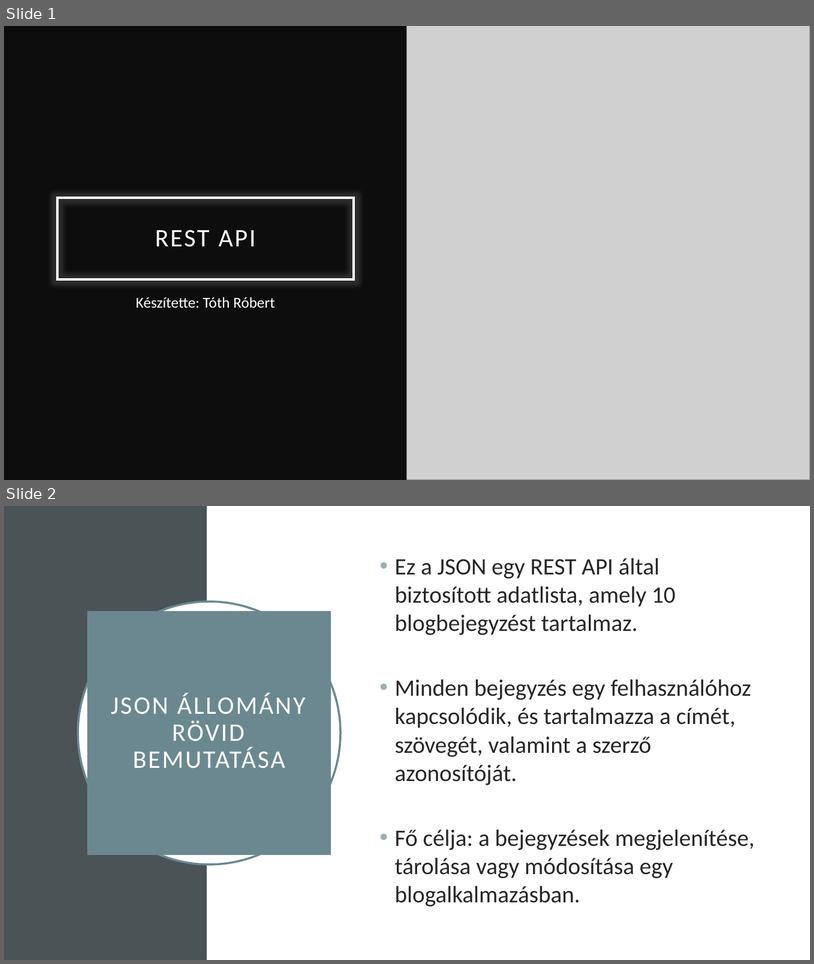
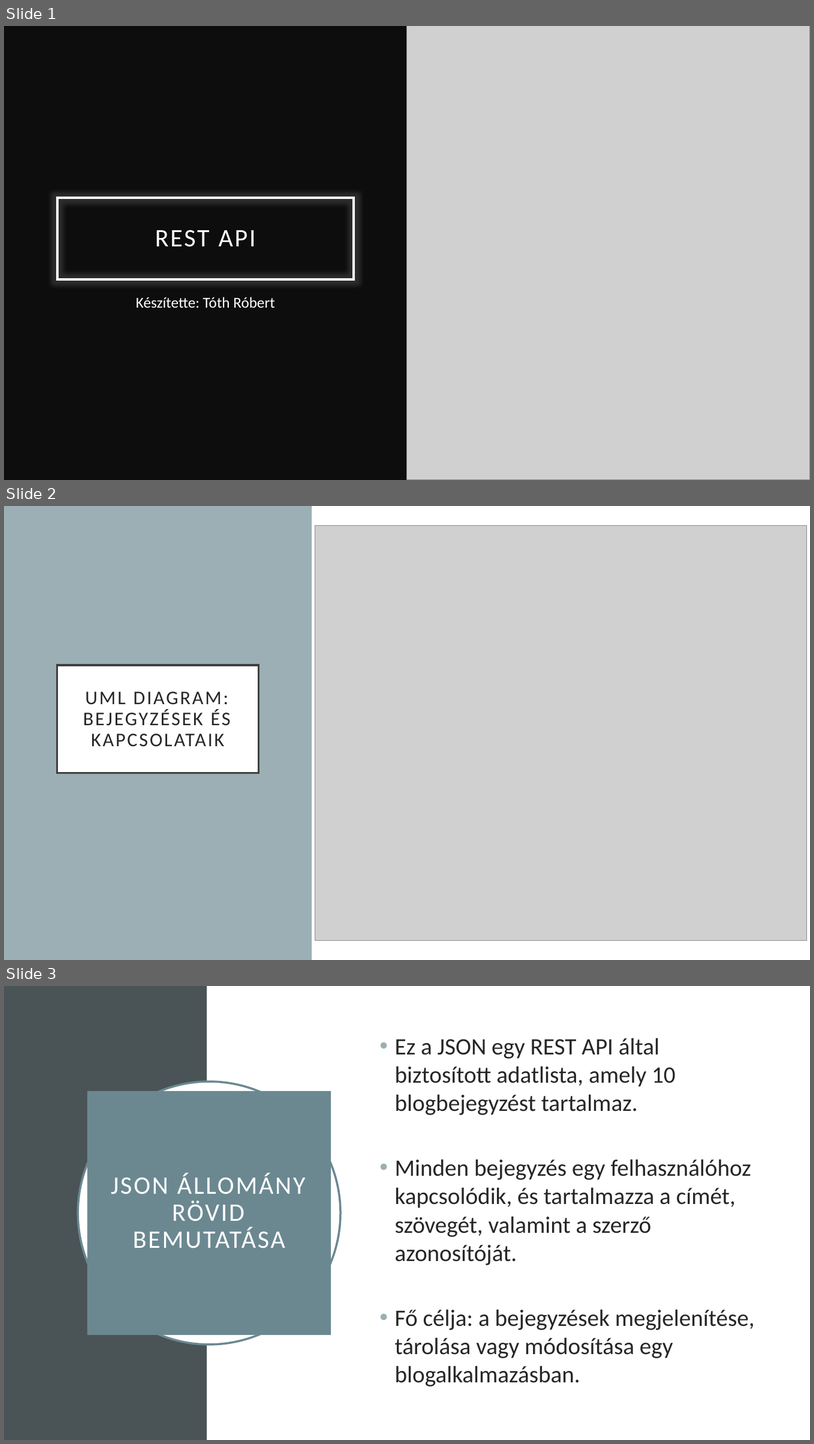
Before and after one commit to Robinhood0123/TothRobert-05-16, a slide deck: .PPT/REST API.pptx. Shown one above the other, each under a label of ours: slides 1 and 2 before the commit, slides 1, 2 and 3 after it. The pictures are 814x964 and 814x1444 pixels, drawn with LibreOffice and Linux fonts; fonts in the diff are those of the drawing; grey boxes stand for pictures. Boxes give left, top, right and bottom in pixels: in the first picture for what was removed or moved away, otherwise in the second. Text is boxed around its words. In the diff, an @@ line names an element or a change of style, - is before the commit and + after.

Commit message:
00

```diff
--- a/.PPT/REST API.pptx
+++ b/.PPT/REST API.pptx
@@ slide 2 added at box(4, 506, 810, 960), background #FFFFFF @@
@@ rectangle added at box(4, 506, 312, 960), fill #9BAFB5 @@
@@ picture added at box(315, 525, 807, 940) @@
@@ title added at box(57, 665, 258, 773), fill #FFFFFF, outline #404040 2.5 pt, 23 pt, text #262626 @@
+UML DIAGRAM: BEJEGYZÉSEK ÉS KAPCSOLATAIK
@@ what was slide 2 is now slide 3 @@
```
